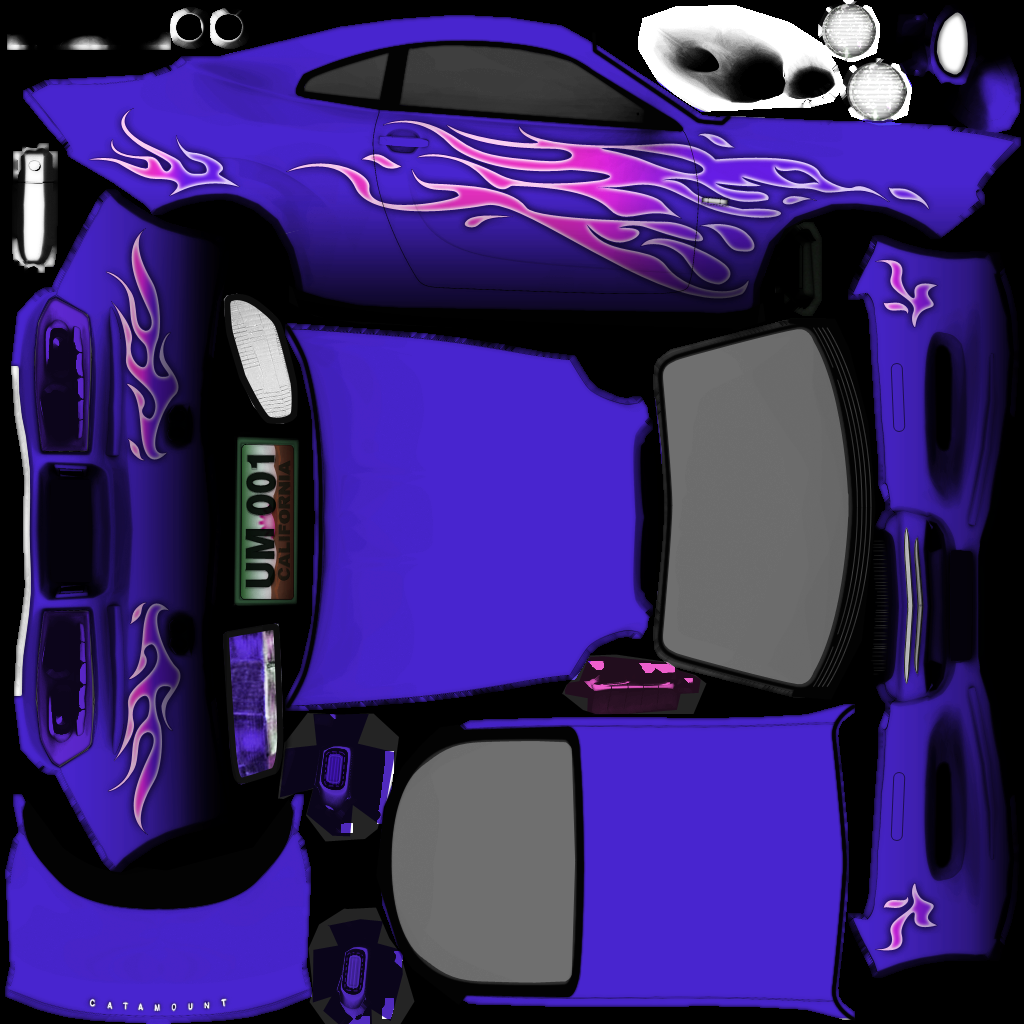
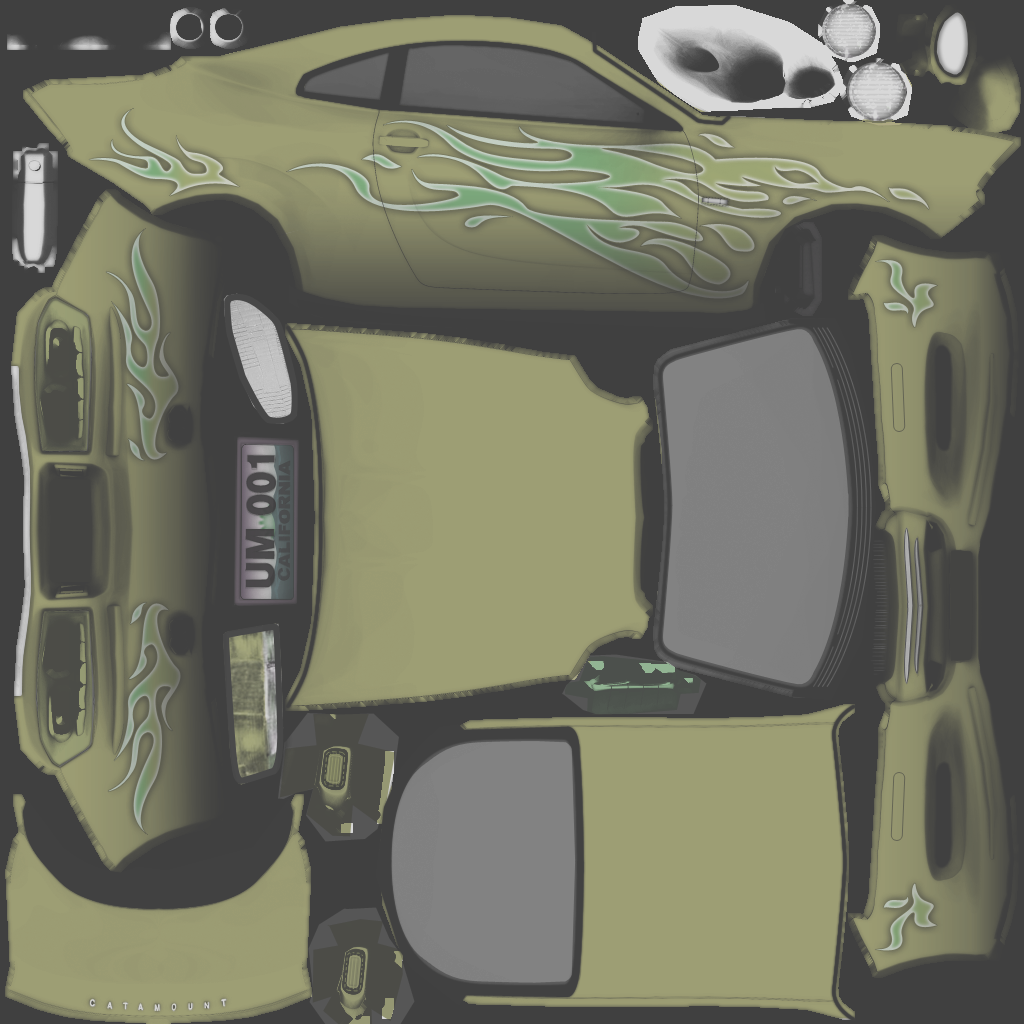
Revision of a layered w=1024, h=1024 image; what changed, layer by layer:
pixels changed over [0, 0, 1024, 1024] (layer not identified)
